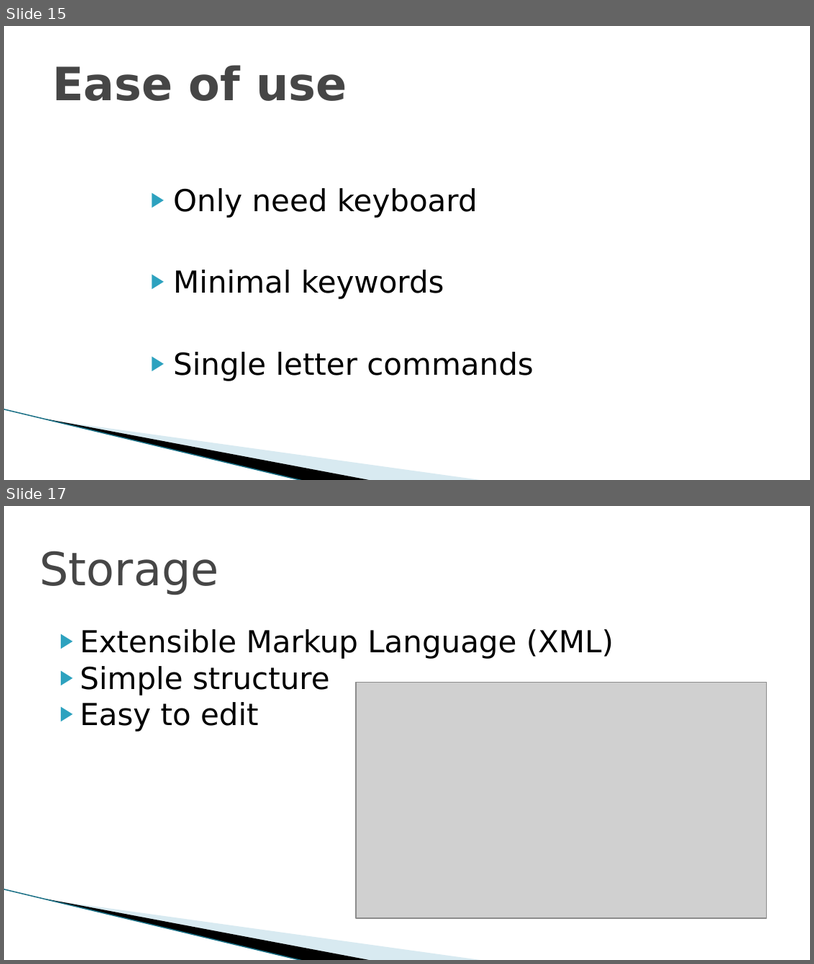
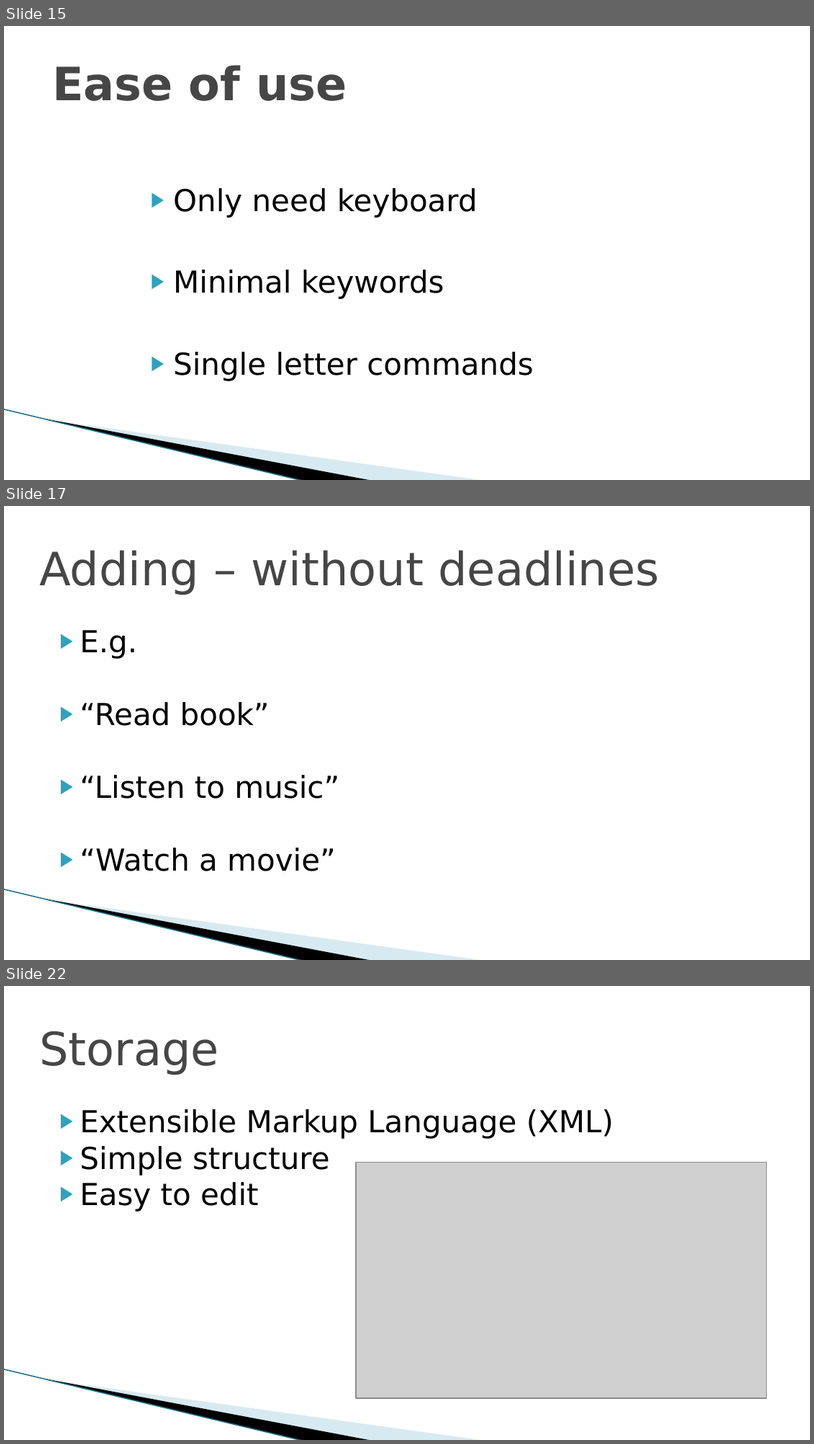
Before and after one commit to riwu/CS2101, a slide deck: WURI OP2.pptx. Shown one above the other, each under a label of ours: slides 15 and 17 before the commit, slides 15, 17 and 22 after it; the slides between them are not shown. The pictures are 814x964 and 814x1444 pixels, drawn with LibreOffice and Linux fonts; fonts in the diff are those of the drawing; grey boxes stand for pictures; background and template pictures are left out. Boxes give left, top, right and bottom in pixels: in the first picture for what was removed or moved away, otherwise in the second. Text is boxed around its words. In the diff, an @@ line names an element or a change of style, - is before the commit and + after.

```diff
--- a/WURI OP2.pptx
+++ b/WURI OP2.pptx
@@ slide 17 added at (4,506,810,960), background #FFFFFF; not listed: 3 template elements that a slide beside it also shows @@
@@ title added at (39,550,660,595), 41 pt, text #464646 @@
+Adding – without deadlines
@@ text added at (80,630,340,871), 27 pt, text #000000 @@
+▶ E.g.
+▶ “Read book”
+▶ “Listen to music”
+▶ “Watch a movie”
@@ what was slide 17 is now slide 22 @@
```
Also in this commit, not shown: 4 other slides added.
